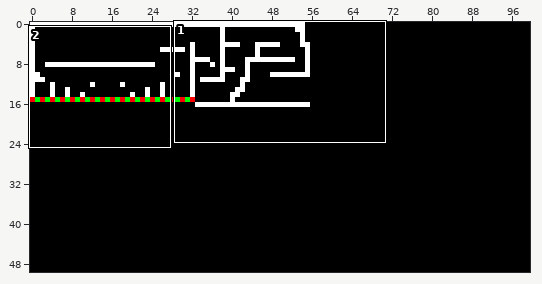
Two versions of one sprite sheet, level.png. The picture above shows the old version from afar; the outline marks the close-up.
Close-up. Before:
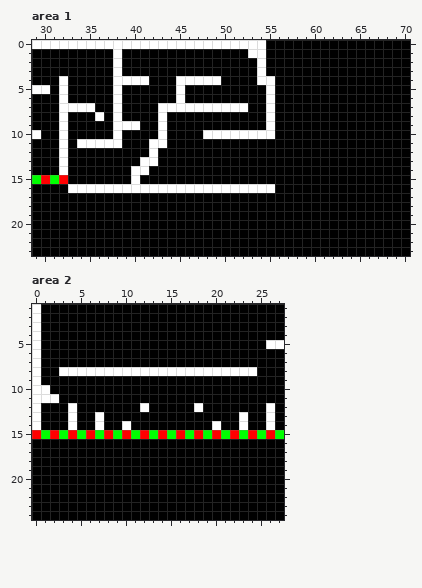
The file is 100x50 pixels. Shown: area 1: x 29..70, y 0..23; area 2: x 0..27, y 1..24.
Once edited:
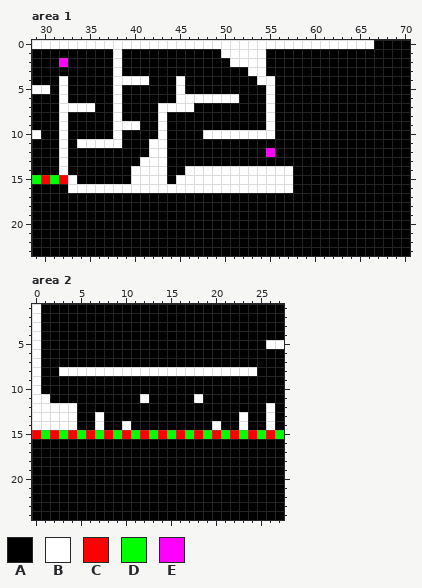
Palette (. is transparent): A #000000  B #ffffff  C #ff0000  D #00ff00  E #ff00ff
What changed:
{"where": "area 1"}
{"y":0,"x":55,"old":"AAAAAAAAAAAA","new":"BBBBBBBBBBBB"}
{"y":1,"x":50,"old":"AAA","new":"BBB"}
{"y":2,"x":32,"old":"A","new":"E"}
{"y":2,"x":51,"old":"AAA","new":"BBB"}
{"y":3,"x":53,"old":"A","new":"B"}
{"y":4,"x":46,"old":"BBBB","new":"AAAA"}
{"y":6,"x":46,"old":"AAAAAA","new":"BBBBBB"}
{"y":7,"x":47,"old":"BBBBBB","new":"AAAAAA"}
{"y":8,"x":36,"old":"B","new":"A"}
{"y":12,"x":43,"old":"A","new":"B"}
{"y":12,"x":55,"old":"A","new":"E"}
{"y":13,"x":43,"old":"A","new":"B"}
{"y":14,"x":42,"old":"AA","new":"BB"}
{"y":14,"x":46,"old":"AAAAAAAAAAAA","new":"BBBBBBBBBBBB"}
{"y":15,"x":33,"old":"A","new":"B"}
{"y":15,"x":41,"old":"AAA","new":"BBB"}
{"y":15,"x":45,"old":"AAAAAAAAAAAAA","new":"BBBBBBBBBBBBB"}
{"y":16,"x":56,"old":"AA","new":"BB"}
{"where": "area 2"}
{"y":10,"x":1,"old":"B","new":"A"}
{"y":11,"x":2,"old":"B","new":"A"}
{"y":11,"x":12,"old":"A","new":"B"}
{"y":11,"x":18,"old":"A","new":"B"}
{"y":12,"x":1,"old":"AAA","new":"BBB"}
{"y":12,"x":12,"old":"B","new":"A"}
{"y":12,"x":18,"old":"B","new":"A"}
{"y":13,"x":1,"old":"AAA","new":"BBB"}
{"y":14,"x":1,"old":"AAA","new":"BBB"}
{"label":"changed","picture_box":[185,40,374,112]}
{"label":"changed","picture_box":[59,58,68,67]}
{"label":"changed","picture_box":[95,112,104,121]}
{"label":"changed","picture_box":[140,148,293,193]}
{"label":"changed","picture_box":[68,175,77,184]}
{"label":"changed","picture_box":[41,385,68,430]}
{"label":"changed","picture_box":[140,394,149,412]}
{"label":"changed","picture_box":[194,394,203,412]}
